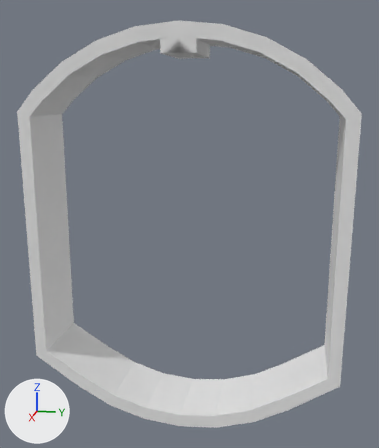
Before and after pictures for a commit that changed the FBX model SUBMARİNE PUZZLE GAME/Assets/Art/Meshes/SM_SubmarineBase.fbx.
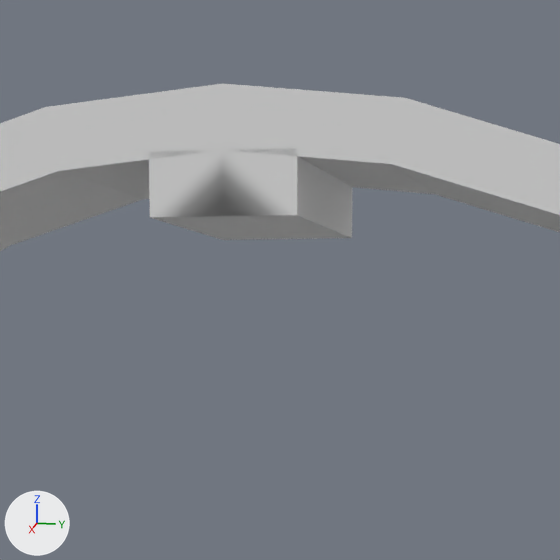
Each version is shown whole from a camera (50 mm lens) standing at (13.97, 2.87, 2.87) and looking at (-0.07, 0.06, -0.64), then close up on the part from 33% to 69% of the width and 0% to 30% of the height. Arrows for +X, +Y and +Z are at lower left; the lights stay in place. Where no turn or scale is listed for an object, it has been applied to the vertices. Vertices at the same position are counted once.

Names of what the first close-up shows: 'SubmarineBase'.
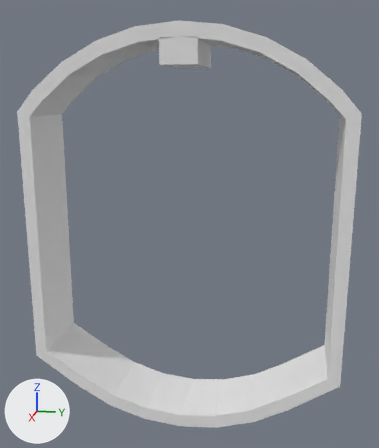
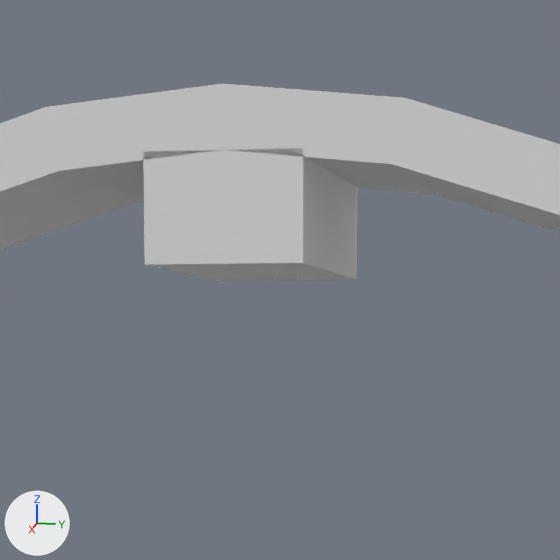
The change, as a list of edits to the scene's bpy script:
```text
Change me_cylinder_008:
    used by ob_submarinebase; location = (0.0, 0.0, -0.882)
    remove me_cylinder_008.from_pydata(...)  # 90 vertices, 91 faces; spans x -1.0..1.0, y -4.34..4.34, z -5.47..5.47
    add me_cylinder_008.from_pydata(...)  # 80 vertices, 80 faces; spans x -1.0..1.0, y -4.34..4.34, z -5.47..5.47
    me_cylinder_008 part 1
    10 vertices are removed from x -1.0..1.0, y -0.44..0.44, z 4.74..5.11
    11 faces are deleted
Add me_cube_005:
    me_cube_005.from_pydata(...)  # a box spanning x -1.0..1.0, y -0.48..0.48, z -0.22..0.42
Add ob_cube:
    ob_cube = bpy.data.objects.new('Cube', me_cube_005)
    ob_cube.location = (0.0, 0.0, 3.81)
```

Changed parts and their boxes [x1, y1, x2, y2] in the close-ups (560 x 560 px):
'Cube', added
    after: [143, 148, 358, 281]
part 1 of me_cylinder_008, deleted
    before: [149, 148, 352, 240]
